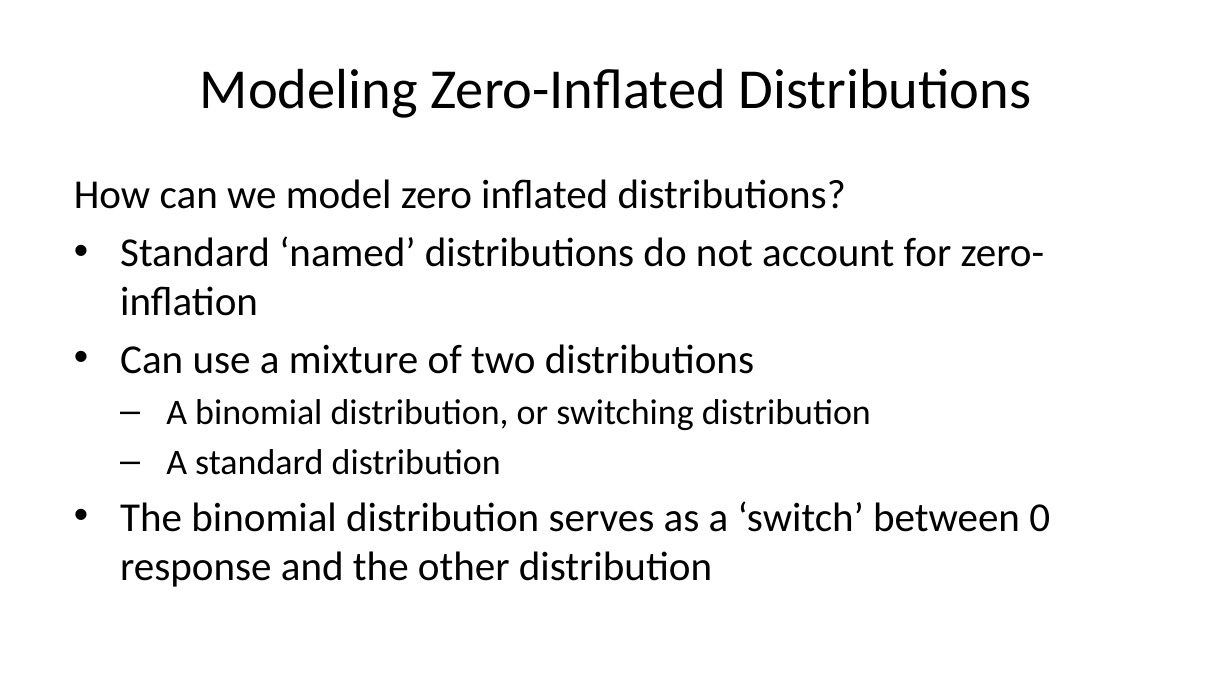
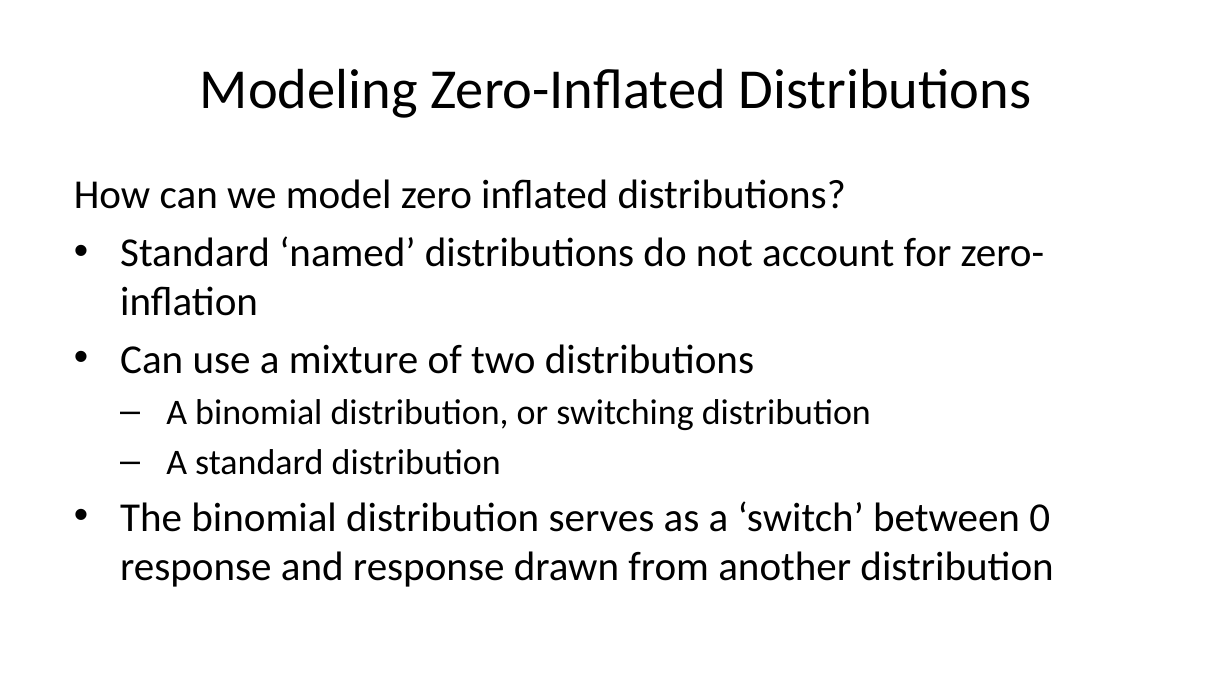
Before and after one commit to StephenElston/CSCI-E-83, a slide deck: slide 6 of LectureSlides/11_ModelsForMessyData.pptx (slide 7 before the commit). Drawn at 1232x693 pixels with LibreOffice and Linux fonts; fonts in the diff are those of the drawing. Boxes give left, top, right and bottom in pixels: in the first picture for what was removed or moved away, otherwise in the second. Text is boxed around its words. In the diff, an @@ line names an element or a change of style, - is before the commit and + after.

```diff
--- a/LectureSlides/11_ModelsForMessyData.pptx
+++ b/LectureSlides/11_ModelsForMessyData.pptx
@@ text at bbox=[120, 501, 1053, 587]: text changed @@
-• The binomial distribution serves as a ‘switch’ between 0 response and the other distribution
+• The binomial distribution serves as a ‘switch’ between 0 response and response drawn from another distribution
```
Also in this commit, not shown: 12 other slides changed, 1 slide removed.
